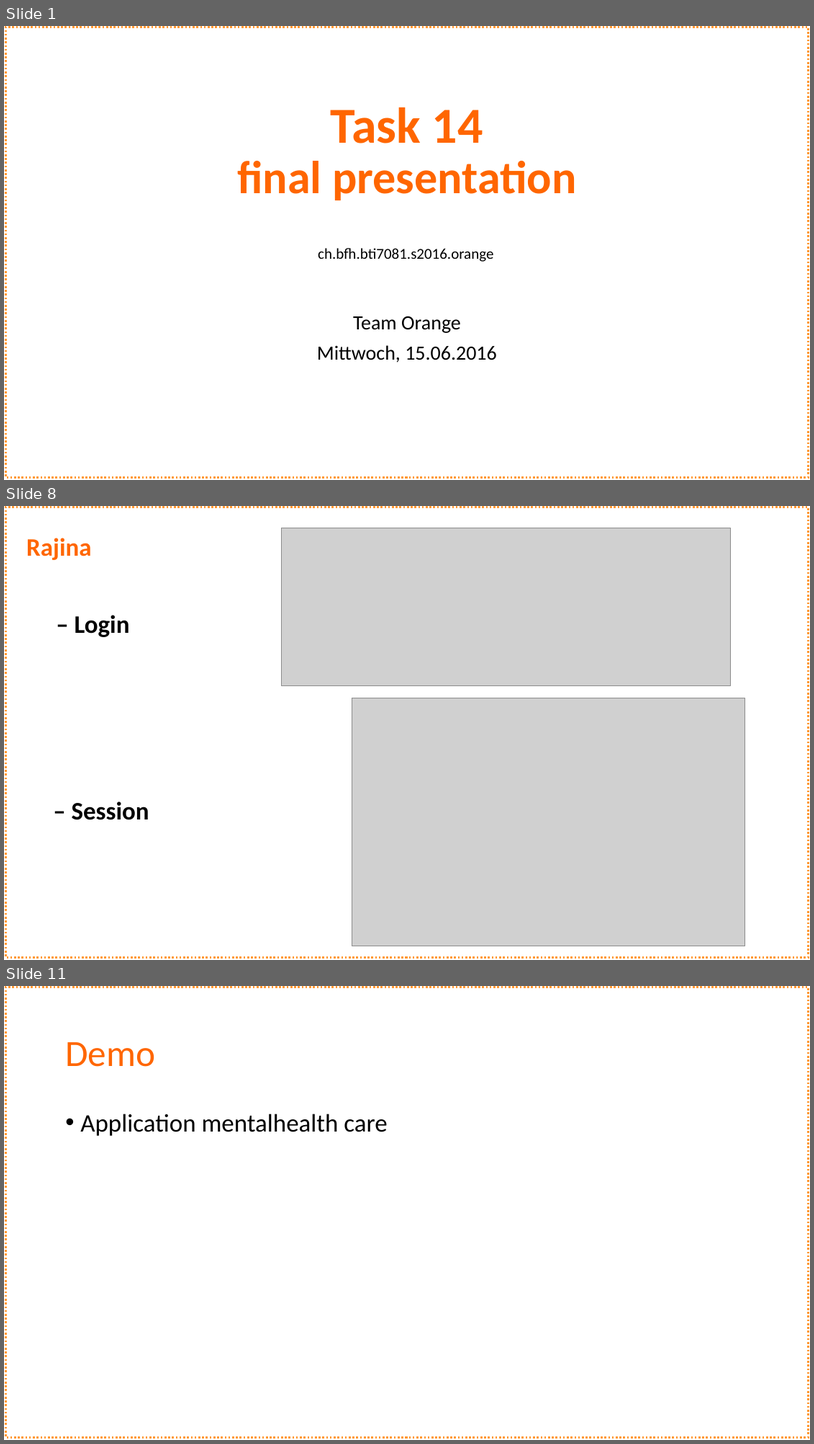
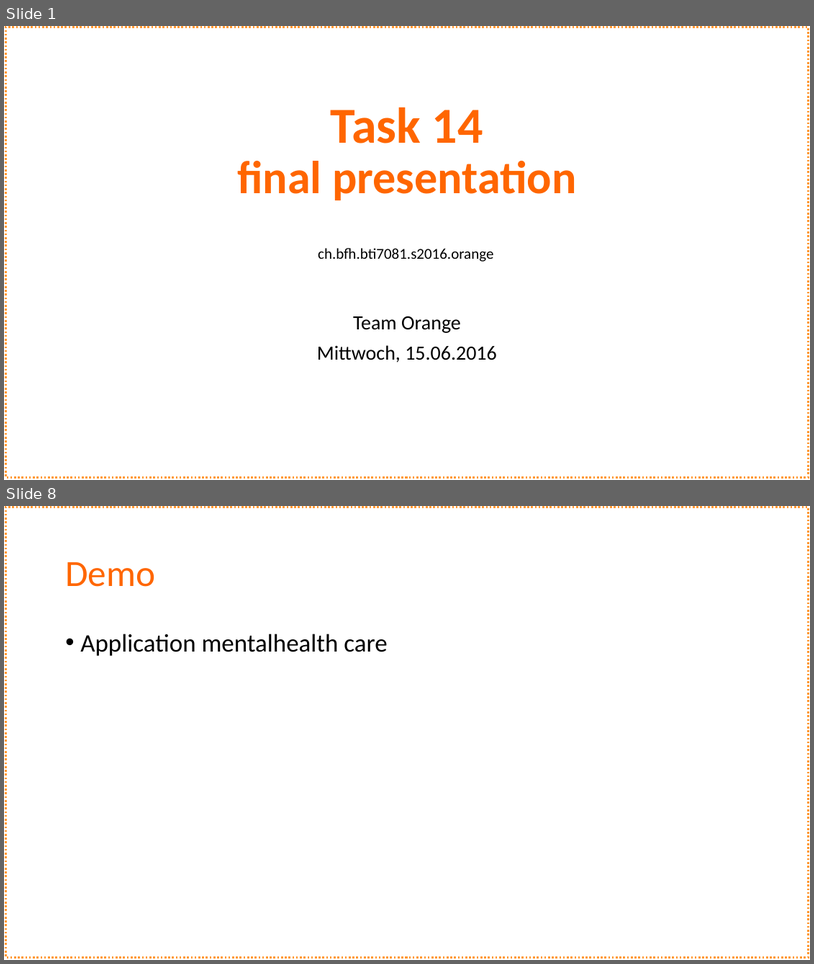
Before and after one commit to schne5/ch.bfh.bti7081.s2016.orange, a slide deck: doc/Task14/Task 14_orange.pptx. Shown one above the other, each under a label of ours: slides 1, 8 and 11 before the commit, slides 1 and 8 after it; the slides between them are not shown. The pictures are 814x1444 and 814x964 pixels, drawn with LibreOffice and Linux fonts; fonts in the diff are those of the drawing; grey boxes stand for pictures. Boxes give left, top, right and bottom in pixels: in the first picture for what was removed or moved away, otherwise in the second. Text is boxed around its words. In the diff, an @@ line names an element or a change of style, - is before the commit and + after.

```diff
--- a/doc/Task14/Task 14_orange.pptx
+++ b/doc/Task14/Task 14_orange.pptx
@@ slide 8 removed at (4, 506, 810, 960), background #FFFFFF; not listed: 1 template element that a slide beside it also shows @@
@@ title removed at (26, 538, 91, 560) @@
-Rajina
@@ picture removed at (282, 528, 731, 686) @@
@@ rectangle removed at (257, 592, 282, 602) @@
@@ rectangle removed at (262, 607, 267, 851) @@
@@ text removed at (75, 615, 130, 637) @@
-– Login
@@ rectangle removed at (263, 618, 268, 862) @@
@@ rectangle removed at (260, 676, 265, 920) @@
@@ picture removed at (352, 698, 746, 946) @@
@@ text removed at (72, 801, 149, 820) @@
-– Session
@@ rectangle removed at (147, 936, 157, 948) @@
@@ rectangle removed at (257, 928, 267, 936) @@
@@ rectangle removed at (257, 924, 267, 932) @@
@@ what was slide 11 is now slide 8 @@
```
Also in this commit, not shown: 5 slides changed, 1 slide added, 3 other slides removed, 1 other file.
